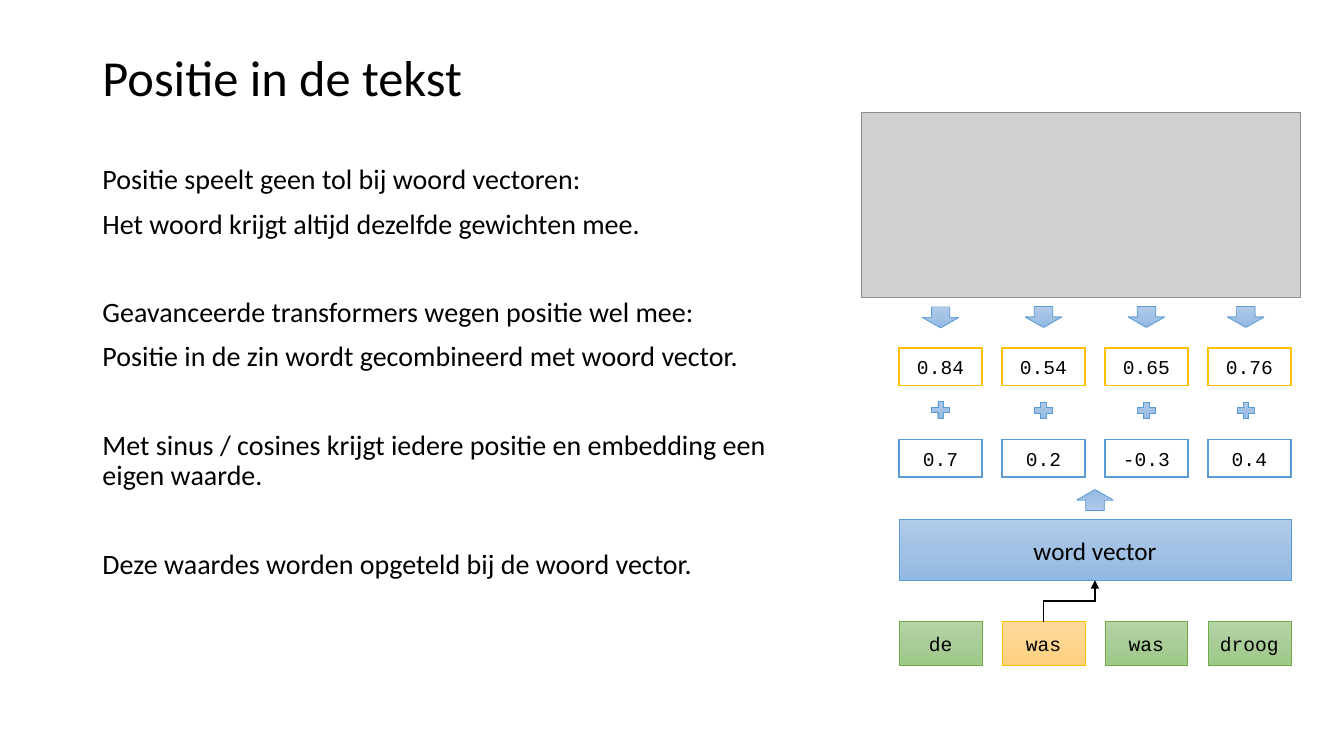
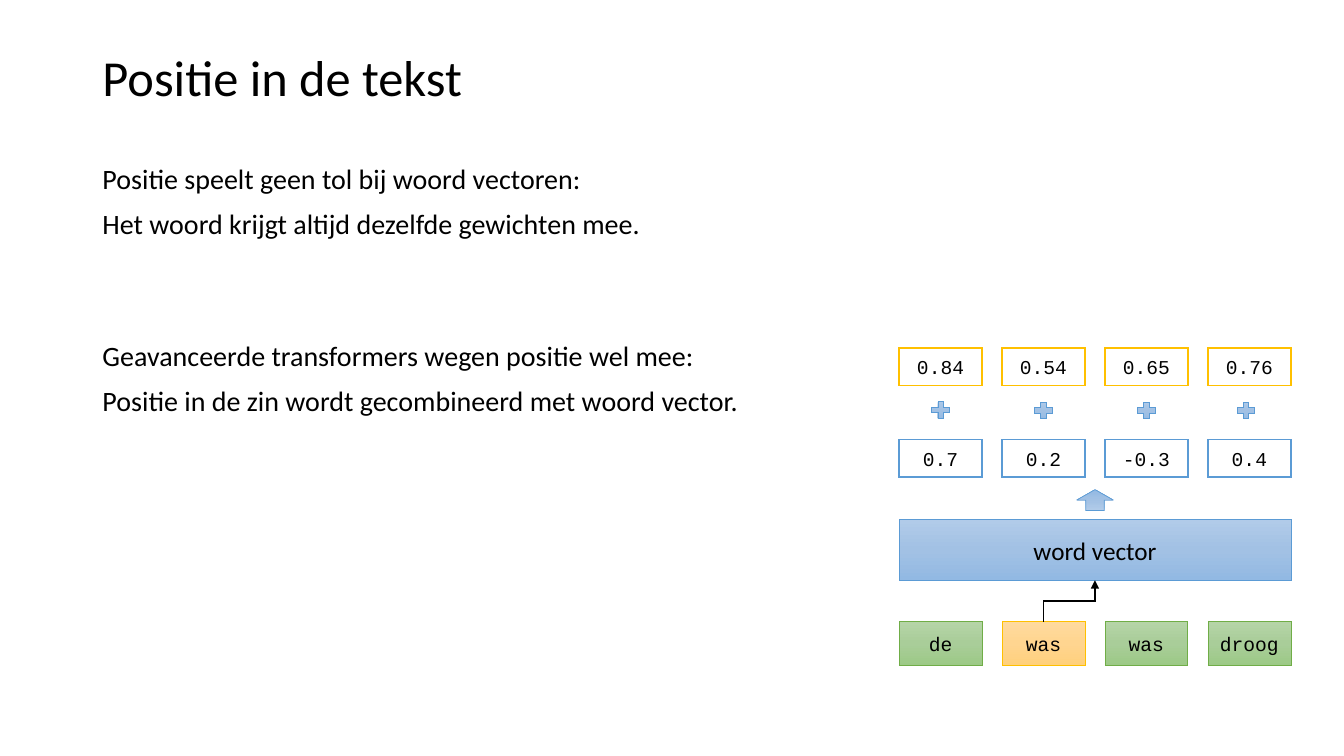
Before and after one commit to LFKoning/knowledge-sharing, a slide deck: slide 54 of python_trainees/5_nlp/python_traineeship_5.pptx. Drawn at 1344x756 pixels with LibreOffice and Linux fonts; fonts in the diff are those of the drawing; grey boxes stand for pictures. Boxes give left, top, right and bottom in pixels: in the first picture for what was removed or moved away, otherwise in the second. Text is boxed around its words. In the diff, an @@ line names an element or a change of style, - is before the commit and + after.

```diff
--- a/python_trainees/5_nlp/python_traineeship_5.pptx
+++ b/python_trainees/5_nlp/python_traineeship_5.pptx
@@ picture removed at bbox=[862, 113, 1302, 297] @@
@@ down arrow removed at bbox=[923, 307, 960, 328] @@
@@ down arrow removed at bbox=[1025, 307, 1063, 328] @@
@@ down arrow removed at bbox=[1128, 307, 1166, 328] @@
@@ down arrow removed at bbox=[1228, 307, 1265, 328] @@
@@ text at bbox=[102, 435, 766, 579]: paragraphs removed @@
-Met sinus / cosines krijgt iedere positie en embedding een eigen waarde.
-Deze waardes worden opgeteld bij de woord vector.
```
Also in this commit, not shown: 10 other slides changed, 1 slide added, 2 slides removed, 4 other files.
